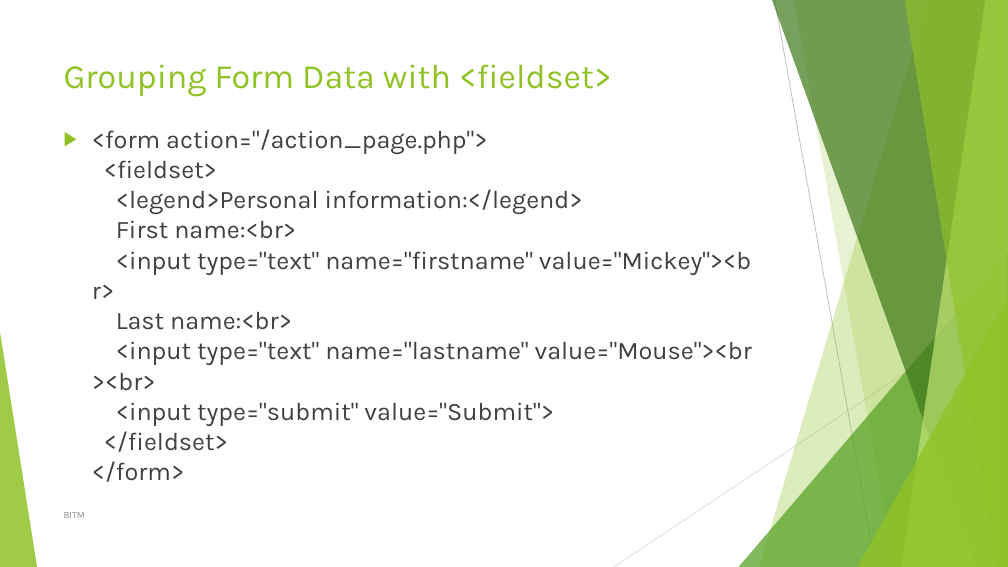
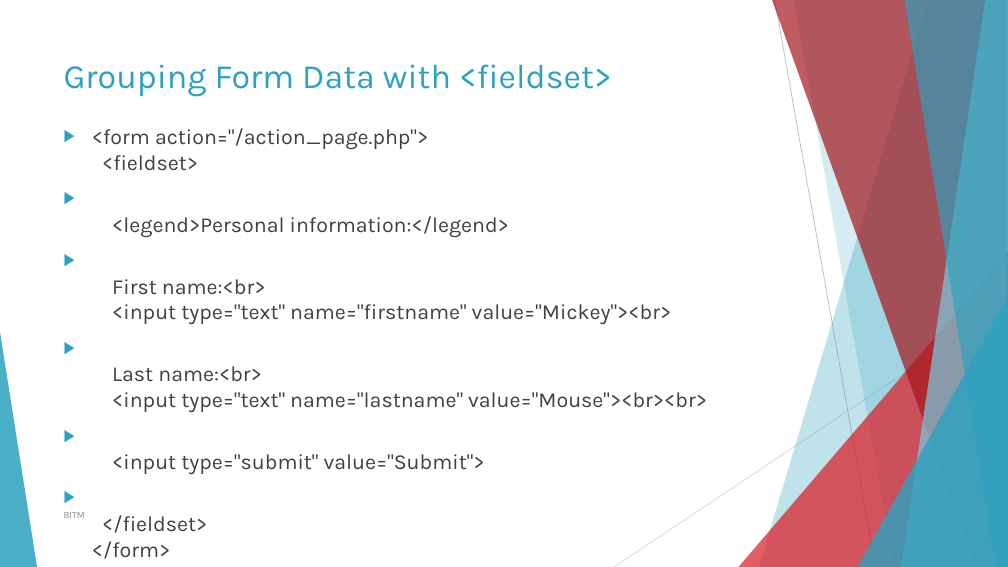
Before and after one commit to MotalibHossain/Study, a slide deck: slide 39 of Web/html_intro.pptx (slide 28 before the commit). Drawn at 1008x567 pixels with LibreOffice and Linux fonts; fonts in the diff are those of the drawing. Boxes give left, top, right and bottom in pixels: in the first picture for what was removed or moved away, otherwise in the second. Text is boxed around its words. In the diff, an @@ line names an element or a change of style, - is before the commit and + after.

```diff
--- a/Web/html_intro.pptx
+++ b/Web/html_intro.pptx
@@ freeform shape at bbox=[759, 0, 1008, 567]: fill #90C226 at 30% opacity to #2DA2BF at 30% opacity @@
@@ freeform shape at bbox=[772, 0, 1008, 567]: fill #3F7819 at 70% opacity to #A3171E at 70% opacity @@
@@ freeform shape at bbox=[794, 0, 1008, 567]: fill #90C226 at 20% opacity to #2DA2BF at 20% opacity @@
@@ freeform shape at bbox=[901, 0, 1008, 567]: fill #C0E474 at 70% opacity to #7ACBE0 at 70% opacity @@
@@ freeform shape at bbox=[904, 0, 1008, 567]: fill #90C226 at 65% opacity to #2DA2BF at 65% opacity @@
@@ title "Grouping Form Data with <fieldset>" at bbox=[64, 64, 612, 96]: text colour #90C226 to #2DA2BF @@
@@ text at bbox=[92, 128, 707, 475]: text changed; size 24 to 20.4 pt @@
-▶ <form action="/action_page.php">
-  <fieldset>
-  <legend>Personal information:</legend>
-  First name:<br>
-  <input type="text" name="firstname" value="Mickey"><br>
-  Last name:<br>
-  <input type="text" name="lastname" value="Mouse"><br><br>
-  <input type="submit" value="Submit">
-  </fieldset>
-  </form>
+▶ <form action="/action_page.php">
+  <fieldset>
+▶ <legend>Personal information:</legend>
+▶ First name:<br>
+  <input type="text" name="firstname" value="Mickey"><br>
+▶ Last name:<br>
+  <input type="text" name="lastname" value="Mouse"><br><br>
+▶ <input type="submit" value="Submit">
+▶ </fieldset>
+  </form>
@@ triangle at bbox=[739, 252, 1008, 567]: fill #54A021 at 72% opacity to #DA1F28 at 72% opacity @@
@@ triangle at bbox=[858, 297, 1008, 567]: fill #90C226 at 80% opacity to #2DA2BF at 80% opacity @@
@@ triangle at bbox=[0, 332, 37, 567]: fill #90C226 at 85% opacity to #2DA2BF at 85% opacity @@
```
Also in this commit, not shown: 39 other slides changed, 6 slides added, 1 slide removed, 12 other files.
